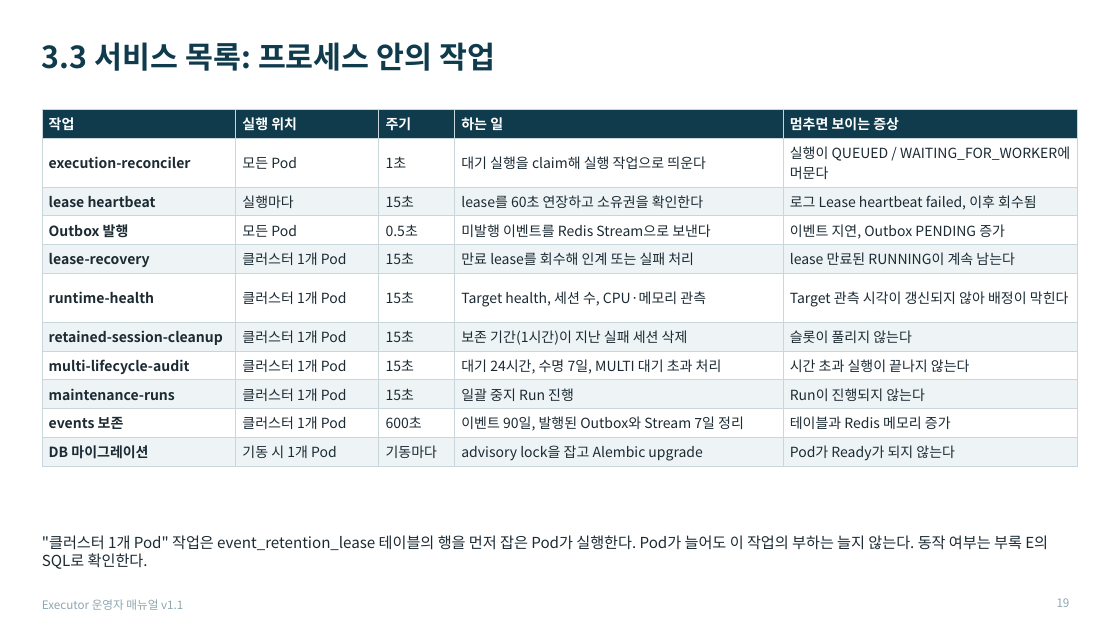
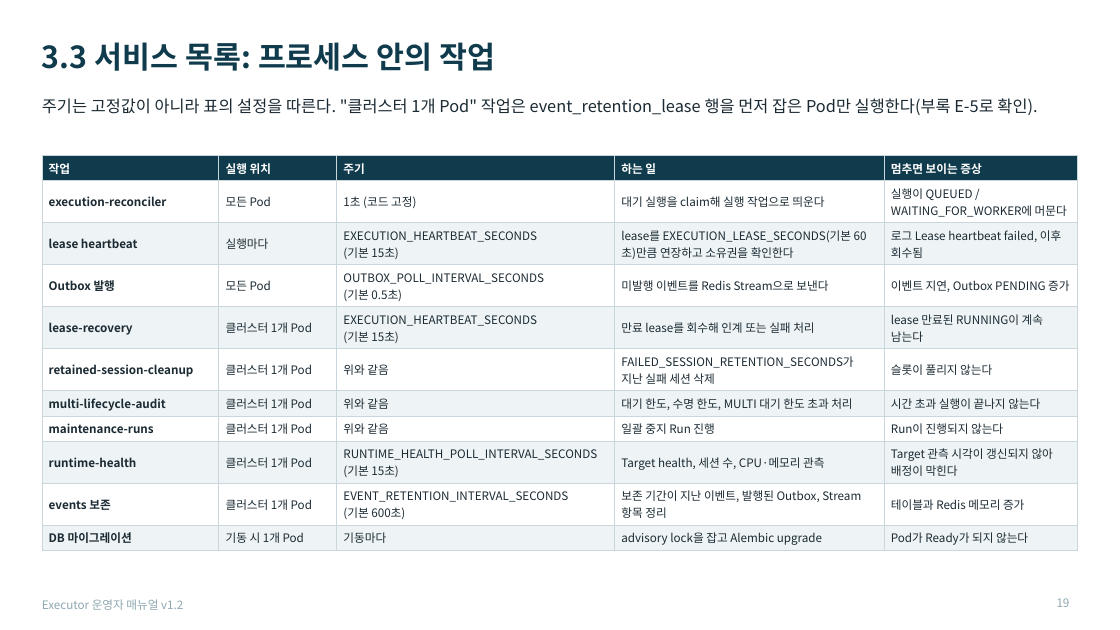
Before and after one commit to KimHwaJin/executor, a slide deck: slide 19 of docs/deliverables/08-운영자-매뉴얼.pptx. Drawn at 1120x630 pixels with LibreOffice and Linux fonts; fonts in the diff are those of the drawing. Boxes give left, top, right and bottom in pixels: in the first picture for what was removed or moved away, otherwise in the second. Text is boxed around its words. In the diff, an @@ line names an element or a change of style, - is before the commit and + after.

```diff
--- a/docs/deliverables/08-운영자-매뉴얼.pptx
+++ b/docs/deliverables/08-운영자-매뉴얼.pptx
@@ text added at [42, 98, 1037, 115], 14 pt, text #1B2A33 @@
+주기는 고정값이 아니라 표의 설정을 따른다. "클러스터 1개 Pod" 작업은 event_retention_lease 행을 먼저 잡은 Pod만 실행한다(부록 E-5로 확인).
@@ table at [42, 155, 1079, 549] @@
-row 2, column 3: 1초
+row 2, column 3: 1초 (코드 고정)
-row 3, column 3: 15초
+row 3, column 3: EXECUTION_HEARTBEAT_SECONDS / (기본 15초)
-row 3, column 4: lease를 60초 연장하고 소유권을 확인한다
+row 3, column 4: lease를 EXECUTION_LEASE_SECONDS(기본 60초)만큼 연장하고 소유권을 확인한다
-row 4, column 3: 0.5초
+row 4, column 3: OUTBOX_POLL_INTERVAL_SECONDS / (기본 0.5초)
-row 5, column 3: 15초
+row 5, column 3: EXECUTION_HEARTBEAT_SECONDS / (기본 15초)
-row 6: runtime-health | 클러스터 1개 Pod | 15초 | Target health, 세션 수, CPU·메모리 관측 | Target 관측 시각이 갱신되지 않아 배정이 막힌다
+row 6: retained-session-cleanup | 클러스터 1개 Pod | 위와 같음 | FAILED_SESSION_RETENTION_SECONDS가 지난 실패 세션 삭제 | 슬롯이 풀리지 않는다
-row 7: retained-session-cleanup | 클러스터 1개 Pod | 15초 | 보존 기간(1시간)이 지난 실패 세션 삭제 | 슬롯이 풀리지 않는다
+row 7: multi-lifecycle-audit | 클러스터 1개 Pod | 위와 같음 | 대기 한도, 수명 한도, MULTI 대기 한도 초과 처리 | 시간 초과 실행이 끝나지 않는다
-row 8: multi-lifecycle-audit | 클러스터 1개 Pod | 15초 | 대기 24시간, 수명 7일, MULTI 대기 초과 처리 | 시간 초과 실행이 끝나지 않는다
+row 8: maintenance-runs | 클러스터 1개 Pod | 위와 같음 | 일괄 중지 Run 진행 | Run이 진행되지 않는다
-row 9: maintenance-runs | 클러스터 1개 Pod | 15초 | 일괄 중지 Run 진행 | Run이 진행되지 않는다
+row 9: runtime-health | 클러스터 1개 Pod | RUNTIME_HEALTH_POLL_INTERVAL_SECONDS / (기본 15초) | Target health, 세션 수, CPU·메모리 관측 | Target 관측 시각이 갱신되지 않아 배정이 막힌다
-row 10, column 3: 600초
+row 10, column 3: EVENT_RETENTION_INTERVAL_SECONDS / (기본 600초)
-row 10, column 4: 이벤트 90일, 발행된 Outbox와 Stream 7일 정리
+row 10, column 4: 보존 기간이 지난 이벤트, 발행된 Outbox, Stream 항목 정리
@@ size 12 to 10 pt in "작업", "실행 위치", "주기", "하는 일" and 28 more places @@
@@ table: place and size @@
-table at [42, 109, 1078, 465]
+table at [42, 155, 1079, 549]
@@ text removed at [42, 535, 1048, 569] @@
-"클러스터 1개 Pod" 작업은 event_retention_lease 테이블의 행을 먼저 잡은 Pod가 실행한다. Pod가 늘어도 이 작업의 부하는 늘지 않는다. 동작 여부는 부록 E의 SQL로 확인한다.
@@ text at [42, 599, 183, 610]: text changed @@
-Executor 운영자 매뉴얼 v1.1
+Executor 운영자 매뉴얼 v1.2
```
Also in this commit, not shown: 44 other slides changed, 2 slides added, 6 other files.
